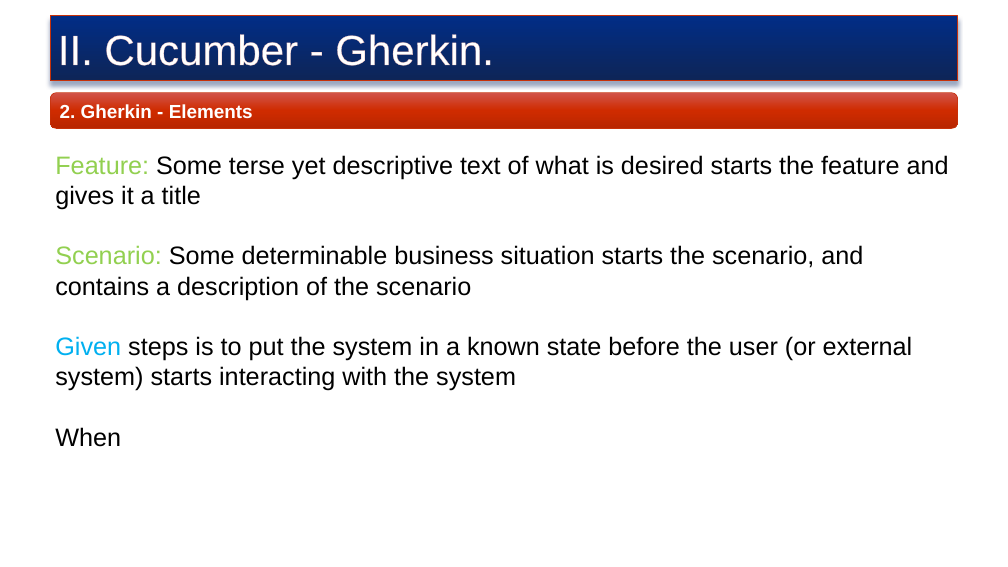
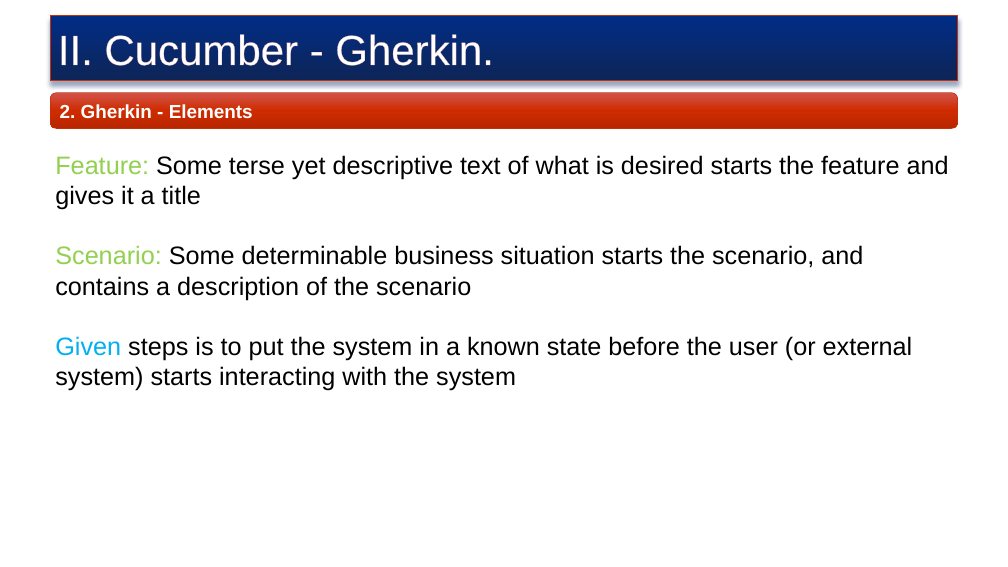
Before and after one commit to truyenkv/sharing, a slide deck: slide 7 of Sharing.pptx. Drawn at 1008x567 pixels with LibreOffice and Linux fonts; fonts in the diff are those of the drawing; background and template pictures are left out. Boxes give left, top, right and bottom in pixels: in the first picture for what was removed or moved away, otherwise in the second. Text is boxed around its words. In the diff, an @@ line names an element or a change of style, - is before the commit and + after.

```diff
--- a/Sharing.pptx
+++ b/Sharing.pptx
@@ text at box(55, 427, 121, 447): paragraph removed @@
-When
```
Also in this commit, not shown: 10 other slides changed, 1 slide added, 1 slide removed.
